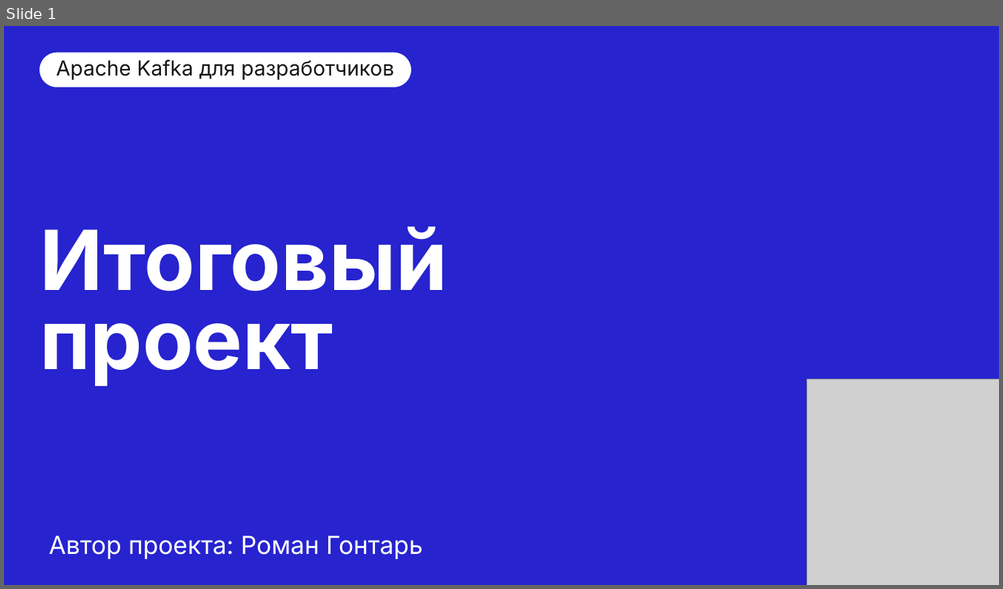
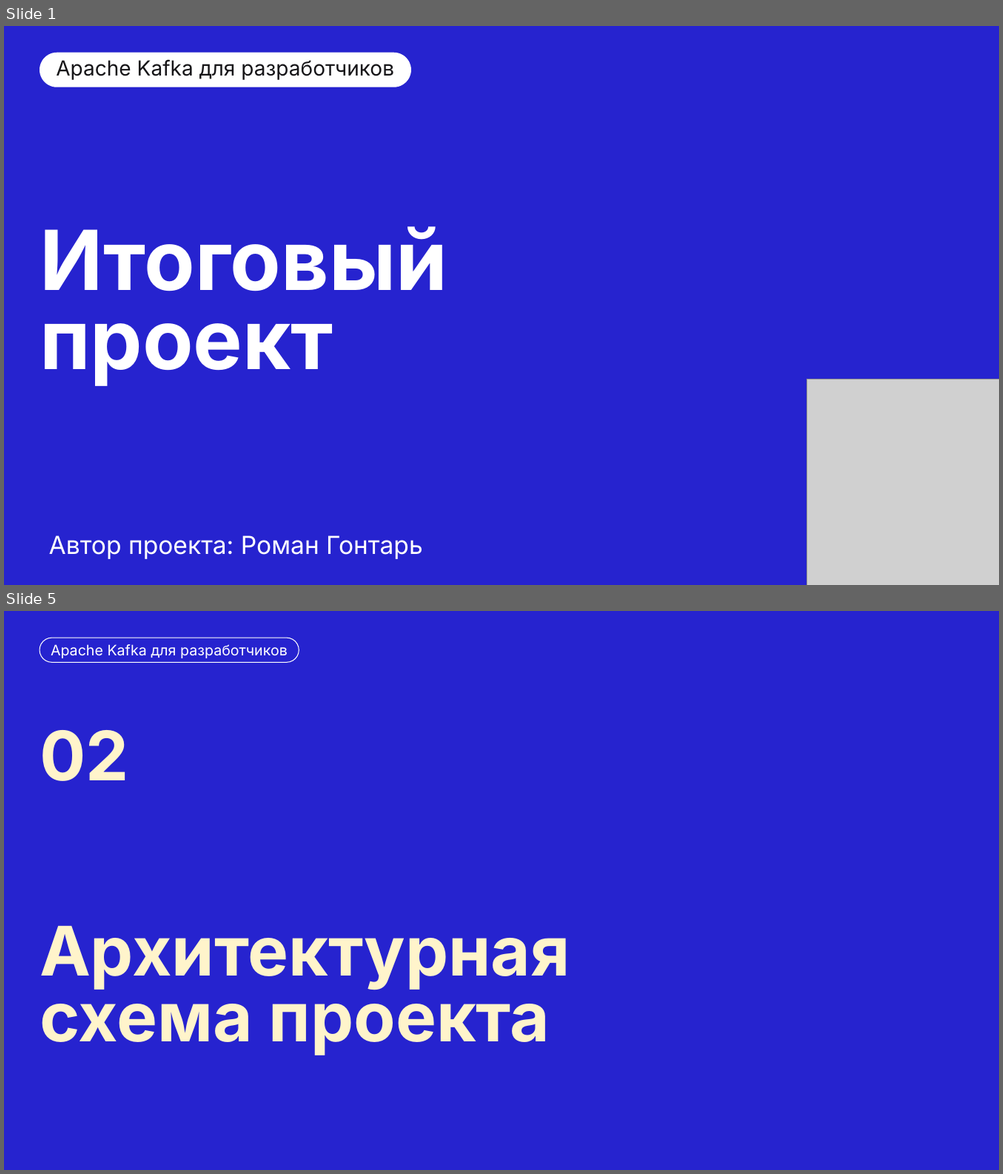
Before and after one commit to CoolGosha/kafka-for-devs-final-project, a slide deck: Защита проекта Кафка для разработчиков Гонтарь Роман.pptx. Shown one above the other, each under a label of ours: slide 1 before the commit, slides 1 and 5 after it; the slides between them are not shown. The pictures are 1003x589 and 1003x1174 pixels, drawn with LibreOffice and Linux fonts; fonts in the diff are those of the drawing; grey boxes stand for pictures; background and template pictures are left out. Boxes give left, top, right and bottom in pixels: in the first picture for what was removed or moved away, otherwise in the second. Text is boxed around its words. In the diff, an @@ line names an element or a change of style, - is before the commit and + after.

Commit message:
Update README.md и Защита проекта Кафка для разработчиков Гонтарь Роман.pptx

```diff
--- a/Защита проекта Кафка для разработчиков Гонтарь Роман.pptx
+++ b/Защита проекта Кафка для разработчиков Гонтарь Роман.pptx
@@ slide 5 added at (4, 611, 999, 1170), background #2623CF @@
@@ rounded rectangle added at (40, 638, 299, 663), outline #FFFFFF 0.75 pt, 14 pt, text #FFFFFF @@
+Apache Kafka для разработчиков
@@ text added at (40, 730, 128, 781), 66 pt, text #FFF4CB, bold @@
+02
@@ title added at (40, 925, 570, 1056), 66 pt, text #FFF4CB, bold @@
+Архитектурная схема проекта
```
Also in this commit, not shown: 2 slides changed, 13 other slides added, 6 slides removed, 1 other file.
